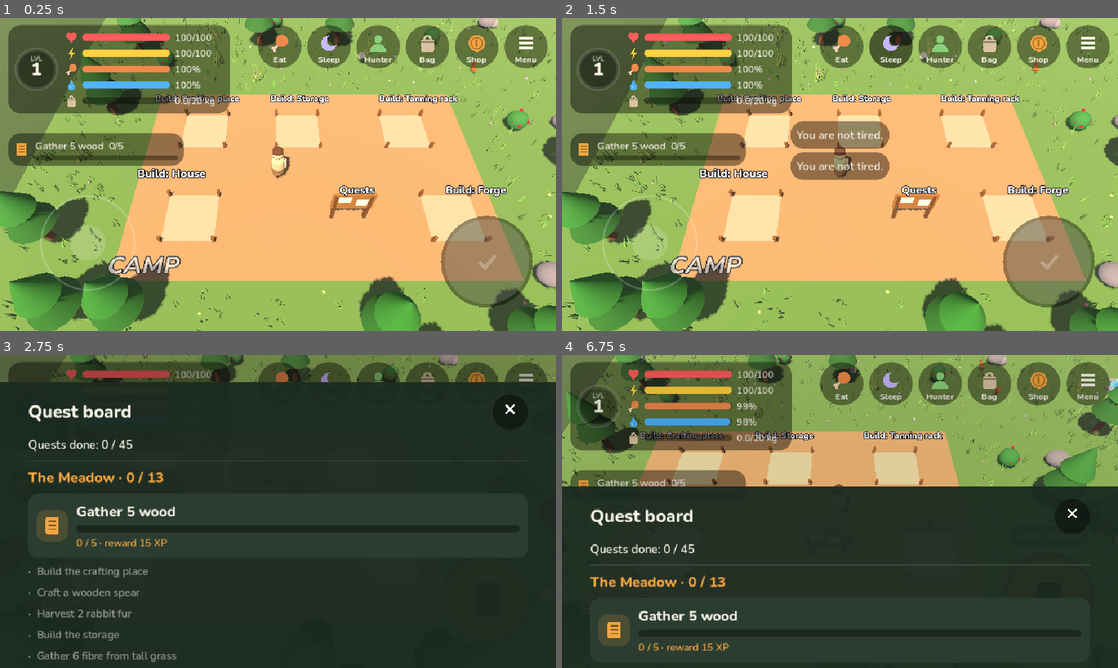
Above: before the commit, frames 1-4 (two rows, left to right).
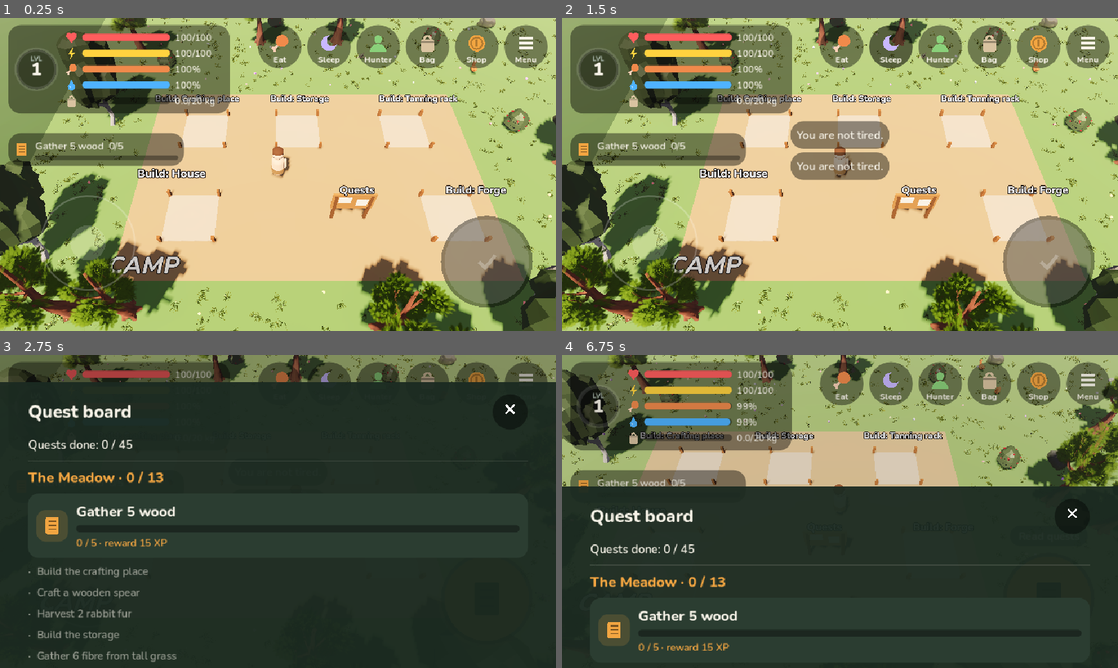
Above: after the commit, the same moments.

Repository: kallistesoft/huntingGame
Game: Godot game, scene res://scenes/main.tscn
The game is run twice, just before and just after one commit, with the same random seed, the same clock (stepped at 60 frames per second) and the same inputs.
Inputs (mouse positions are in pixels of both pictures, inside the frame that each line leads up to):
- Up to frame 1 (0.25 s): no input
- Up to frame 2 (1.5 s): click (890, 46) at 0.5 s; click (890, 46) at 1.25 s
- Up to frame 3 (2.75 s): tap Enter at 2 s; move the mouse to (400, 495) at 2.02 s; hold D from 2.03 s (still down); tap E at 2.1 s; click (400, 495) at 2.17 s; tap Space at 2.27, 2.57 s
- Up to frame 4 (6.75 s): release D at 2.75 s; drag from (728, 527) to (812, 574) at 2.77 s; click (840, 383) at 3.5 s; click (940, 383) at 4.27 s; click (990, 383) at 5.02 s; click (1040, 383) at 5.77 s; click (1090, 383) at 6.52 s

The runs differ from the first frame. In frame 1, 76% of the frame differs, in the area x 0-100%, y 0-100%; in frame 2, 73%; in frame 3, 1.7%; in frame 4, 26%.

Commit message:
World art: CC0 low-poly models for nature, animals and camp props, better lighting
- scripts/world/models.gd loads glTF models by id (Quaternius and Kenney,
  CC0; credits and licence in assets/models/), scales them to a height and
  stands them on the ground; a missing model falls back to the code shape.
- Trees per zone (oak/birch, pines, snowy pines and birches), stumps,
  rocks (iron and silver tinted with veins), berry bushes, tall grass (and
  the MultiMesh tufts), herbs; crates, barrels and anvils in the camp; the
  outpost chest and campfire.
- Animated animals: bunny (rabbit, snow hare), deer, stag (elk), wolf (and
  ice wolf), fox (arctic fox), sheep (goat); clips chosen by speed, death
  clip when there is one. The squirrel and the three bosses keep their code
  shapes: no CC0 animated model found.
- ACES tonemap, softer 2-split shadows, a little more glow.
- Smoke test: a model loads and scales; tree nodes keep radius/availability.

Co-Authored-By: Claude Fable 5.1 <noreply@anthropic.com>

Diff:
--- a/scripts/world/animal.gd
+++ b/scripts/world/animal.gd
@@ -7,6 +7,20 @@
 
 const Shapes := preload("res://scripts/world/shapes.gd")
 const Fx := preload("res://scripts/world/fx.gd")
+const Models := preload("res://scripts/world/models.gd")
+
+## Model per animal kind: [model id, height in metres, tint]. Kinds not
+## listed keep their code-built shape.
+const LOOKS := {
+	"rabbit": ["bunny", 0.55, Color(0.95, 0.9, 0.8)],
+	"snow_hare": ["bunny", 0.58, Color(1.0, 1.0, 1.0)],
+	"deer": ["deer", 1.55, Color.WHITE],
+	"elk": ["stag", 1.95, Color(0.85, 0.75, 0.65)],
+	"goat": ["sheep", 1.15, Color(0.95, 0.93, 0.88)],
+	"wolf": ["wolf", 1.0, Color.WHITE],
+	"ice_wolf": ["wolf", 1.1, Color(0.85, 0.9, 1.0)],
+	"arctic_fox": ["fox", 0.65, Color(1.0, 1.0, 1.0)],
+}
 const HIT_COLOR := Color(1, 1, 1)
 const DEATH_FALL := 0.35
 const DEATH_LIE := 0.7
@@ -39,6 +53,7 @@
 var _ears: Array[Node3D] = []
 var _tail: Node3D
 var _meshes: Array[MeshInstance3D] = []
+var _anim: AnimationPlayer = null # set when a real model with animations is used
 
 
 func _ready() -> void:
@@ -108,6 +123,15 @@
 	var s: float = Data.ANIMALS[kind]["size"]
 	var moving := speed > 0.02
 	var running := speed > 0.5
+	if _anim != null:
+		# A real model: pick its own clips by speed.
+		if running:
+			Models.play(_anim, ["run", "gallop", "jump", "walk"], 1.3)
+		elif moving:
+			Models.play(_anim, ["walk", "run"], 1.0)
+		else:
+			Models.play(_anim, ["idle", "eat", "sit"], 1.0)
+		return
 
 	if not _legs.is_empty():
 		_phase += delta * (13.0 if running else 6.0) * float(moving)
@@ -179,6 +203,8 @@
 func _play_death() -> void:
 	_dying = true
 	_set_flash(false)
+	if _anim != null and Models.play(_anim, ["death", "die"]) != "":
+		_anim.get_animation(_anim.current_animation).loop_mode = Animation.LOOP_NONE
 	var t := create_tween()
 	t.tween_property(_body, "rotation:z", PI / 2.0, DEATH_FALL).set_trans(Tween.TRANS_BACK).set_ease(Tween.EASE_IN)
 	t.parallel().tween_property(_body, "position:y", Data.ANIMALS[kind]["size"] * 0.3, DEATH_FALL)
@@ -232,6 +258,16 @@
 	var s: float = d["size"]
 	var c: Color = d["color"]
 	_body = _pivot(self, Vector3.ZERO)
+	if LOOKS.has(kind) and Models.has(LOOKS[kind][0]):
+		var look: Array = LOOKS[kind]
+		var model := Models.spawn(look[0], _body, look[1])
+		if look[2] != Color.WHITE:
+			Models.tint(model, look[2])
+		_meshes.append_array(Models.meshes(model))
+		_anim = Models.animation_player(model)
+		_torso = _body
+		_head = _pivot(_body, Vector3.ZERO) # unused with a model, kept for the idle code paths
+		return
 	if d.get("legs", false):
 		_torso = _pivot(_body, Vector3(0, s * 1.6, 0))
 		_mesh(_torso, Shapes.capsule(s * 0.6, s * 2.6), c).rotation_degrees.x = 90
--- a/scripts/world/ground.gd
+++ b/scripts/world/ground.gd
@@ -4,6 +4,7 @@
 ## edge of each zone whose entry is a fence, shown until the zone is unlocked.
 
 const Shapes := preload("res://scripts/world/shapes.gd")
+const Models := preload("res://scripts/world/models.gd")
 
 var camp: Rect2
 
@@ -100,8 +101,13 @@
 ## Swaying grass tufts, drawn in one batch with a MultiMesh. Kept off the
 ## camp and out of boss lairs.
 func _add_grass(zone: Rect2, count: int, color: Color, seed_offset: int) -> void:
-	var blade := Shapes.cylinder(0.05, 0.4, 0.0)
+	var blade: Mesh = Shapes.cylinder(0.05, 0.4, 0.0)
 	blade.radial_segments = 4
+	var model_mesh := _grass_mesh()
+	var tuft_scale := 1.0
+	if model_mesh != null:
+		blade = model_mesh
+		tuft_scale = 0.45 / maxf(0.01, model_mesh.get_aabb().size.y)
 	var mm := MultiMesh.new()
 	mm.transform_format = MultiMesh.TRANSFORM_3D
 	mm.use_colors = true
@@ -121,16 +127,42 @@
 		var tint := color * rng.randf_range(0.8, 1.15)
 		for b in 3: # three blades per tuft
 			var basis := Basis(Vector3.UP, rng.randf() * TAU) * Basis(Vector3.RIGHT, rng.randf_range(-0.35, 0.35))
-			var size := rng.randf_range(0.7, 1.3)
-			var offset := Vector3(rng.randf_range(-0.12, 0.12), 0.2 * size, rng.randf_range(-0.12, 0.12))
+			var size := rng.randf_range(0.7, 1.3) * tuft_scale
+			var offset := Vector3(rng.randf_range(-0.12, 0.12), 0.2 * size if model_mesh == null else 0.0, rng.randf_range(-0.12, 0.12))
 			mm.set_instance_transform(i, Transform3D(basis.scaled(Vector3.ONE * size), Vector3(p.x, 0, p.y) + offset))
 			mm.set_instance_color(i, Color(tint, 1.0))
 			i += 1
 	var mmi := MultiMeshInstance3D.new()
 	mmi.multimesh = mm
-	mmi.material_override = Shapes.sway_material(Color.WHITE, 0.25)
+	if model_mesh == null:
+		mmi.material_override = Shapes.sway_material(Color.WHITE, 0.25)
 	mmi.cast_shadow = GeometryInstance3D.SHADOW_CASTING_SETTING_OFF
 	add_child(mmi)
+
+
+## The grass model's mesh, for the tufts, or null to keep the blades.
+static var _grass_mesh_cache: Mesh = null
+static var _grass_mesh_tried := false
+func _grass_mesh() -> Mesh:
+	if _grass_mesh_tried:
+		return _grass_mesh_cache
+	_grass_mesh_tried = true
+	if not Models.has("grass"):
+		return null
+	var holder := Node3D.new()
+	add_child(holder)
+	var node := Models.spawn("grass", holder, 1.0)
+	var meshes := Models.meshes(node)
+	if not meshes.is_empty():
+		var mi := meshes[0]
+		var mesh: Mesh = mi.mesh.duplicate()
+		for i in mesh.get_surface_count():
+			var m := mi.get_active_material(i)
+			if m != null:
+				mesh.surface_set_material(i, m)
+		_grass_mesh_cache = mesh
+	holder.queue_free()
+	return _grass_mesh_cache
 
 
 func _in_lair(p: Vector2) -> bool:
--- a/scripts/world/main.gd
+++ b/scripts/world/main.gd
@@ -201,8 +201,11 @@
 	env.ambient_light_energy = 0.5
 	env.reflected_light_source = Environment.REFLECTION_SOURCE_DISABLED
 	env.glow_enabled = true
-	env.glow_intensity = 0.35
-	env.glow_bloom = 0.05
+	env.glow_intensity = 0.45
+	env.glow_bloom = 0.06
+	env.tonemap_mode = Environment.TONE_MAPPER_ACES
+	env.tonemap_exposure = 1.0
+	env.tonemap_white = 6.0
 	env.fog_enabled = true
 	env.fog_light_color = Color(0.72, 0.82, 0.9)
 	env.fog_density = 0.0025
@@ -219,7 +222,10 @@
 	sun.light_energy = 1.25
 	sun.light_color = Color(1.0, 0.95, 0.85)
 	sun.shadow_enabled = true
-	sun.directional_shadow_max_distance = 40.0
+	sun.shadow_blur = 1.6
+	sun.shadow_bias = 0.03
+	sun.directional_shadow_mode = DirectionalLight3D.SHADOW_PARALLEL_2_SPLITS
+	sun.directional_shadow_max_distance = 45.0
 	add_child(sun)
 
 
--- /dev/null
+++ b/scripts/world/models.gd
@@ -0,0 +1,136 @@
+extends RefCounted
+## Real low-poly models (CC0, see assets/models/CREDITS.md) that replace the
+## code-built placeholder shapes. Every spawn is optional: when a model is
+## missing or fails to load, spawn() returns null and the caller keeps its
+## code shape, so the game never depends on an asset being present.
+##
+## Models come in all sizes, so callers give the height they want and the
+## model is scaled to it from its bounding box.
+
+const MODELS := {
+	# nature
+	"tree_meadow": "res://assets/models/quaternius/tree_oak.glb",
+	"tree_meadow_2": "res://assets/models/quaternius/tree_birch.glb",
+	"tree_pine": "res://assets/models/quaternius/pine_tree.glb",
+	"tree_pine_2": "res://assets/models/quaternius/pine_tree_2.glb",
+	"tree_snow": "res://assets/models/quaternius/pine_tree_with_snow.glb",
+	"tree_snow_2": "res://assets/models/quaternius/birch_tree_with_snow.glb",
+	"rock": "res://assets/models/quaternius/rock.glb",
+	"rock_2": "res://assets/models/quaternius/rock_2.glb",
+	"bush": "res://assets/models/quaternius/bush.glb",
+	"bush_berries": "res://assets/models/quaternius/bush_with_berries.glb",
+	"grass": "res://assets/models/quaternius/grass.glb",
+	"flowers": "res://assets/models/quaternius/flowers.glb",
+	"stump": "res://assets/models/quaternius/stump.glb",
+	# animals (animated)
+	"bunny": "res://assets/models/quaternius/bunny.glb",
+	"deer": "res://assets/models/quaternius/deer.glb",
+	"stag": "res://assets/models/quaternius/stag.glb",
+	"wolf": "res://assets/models/quaternius/wolf.glb",
+	"fox": "res://assets/models/quaternius/fox.glb",
+	"sheep": "res://assets/models/quaternius/sheep.glb",
+	# camp
+	"campfire": "res://assets/models/quaternius/campfire.glb",
+	"chest": "res://assets/models/quaternius/chest.glb",
+	"crate": "res://assets/models/quaternius/crate.glb",
+	"barrel": "res://assets/models/quaternius/barrel.glb",
+	"anvil": "res://assets/models/kenney/anvil.glb",
+}
+
+static var _scenes := {} # id -> PackedScene or null once tried
+
+
+static func has(id: String) -> bool:
+	return _scene(id) != null
+
+
+static func _scene(id: String) -> PackedScene:
+	if not _scenes.has(id):
+		var path: String = MODELS.get(id, "")
+		_scenes[id] = load(path) if path != "" and ResourceLoader.exists(path) else null
+	return _scenes[id]
+
+
+## Instantiates a model under parent, scaled so its bounding box is `height`
+## metres tall (0 keeps the file's own size), standing on y = 0. Returns null
+## when the model is missing.
+static func spawn(id: String, parent: Node3D, height := 0.0, pos := Vector3.ZERO) -> Node3D:
+	var scene := _scene(id)
+	if scene == null:
+		return null
+	var node: Node3D = scene.instantiate()
+	parent.add_child(node)
+	var box := bounds(node)
+	if height > 0.0 and box.size.y > 0.001:
+		node.scale = Vector3.ONE * (height / box.size.y)
+		box = bounds(node)
+	# Feet on the ground, centred on the parent.
+	node.position = pos + Vector3(-box.get_center().x, -box.position.y, -box.get_center().z) * 1.0
+	return node
+
+
+## Bounding box of every mesh under node, in the node's parent space.
+static func bounds(node: Node3D) -> AABB:
+	var out := AABB()
+	var first := true
+	for mi in meshes(node):
+		var aabb: AABB = mi.get_aabb()
+		var xform: Transform3D = node.get_parent().global_transform.affine_inverse() * mi.global_transform if node.get_parent() != null else mi.transform
+		var local := xform * aabb
+		out = local if first else out.merge(local)
+		first = false
+	return out
+
+
+static func meshes(node: Node) -> Array[MeshInstance3D]:
+	var out: Array[MeshInstance3D] = []
+	if node is MeshInstance3D:
+		out.append(node)
+	for child in node.get_children():
+		out.append_array(meshes(child))
+	return out
+
+
+## The model's AnimationPlayer, or null.
+static func animation_player(node: Node) -> AnimationPlayer:
+	if node is AnimationPlayer:
+		return node
+	for child in node.get_children():
+		var found := animation_player(child)
+		if found != null:
+			return found
+	return null
+
+
+## Plays the first animation whose name contains one of the hints (case
+## insensitive), looping. Returns the name played, or "".
+static func play(anim: AnimationPlayer, hints: Array, speed := 1.0) -> String:
+	if anim == null:
+		return ""
+	for hint in hints:
+		for name in anim.get_animation_list():
+			if String(name).to_lower().contains(String(hint).to_lower()):
+				if anim.current_animation != String(name):
+					anim.get_animation(name).loop_mode = Animation.LOOP_LINEAR
+					anim.play(name)
+				anim.speed_scale = speed
+				return String(name)
+	return ""
+
+
+## Multiplies the albedo of every material under node (a white fox, a dark
+## boar). Materials are duplicated so other instances keep their colour.
+static func tint(node: Node, color: Color) -> void:
+	for mi in meshes(node):
+		for i in mi.get_surface_override_material_count():
+			var m: Material = mi.get_active_material(i)
+			if m is BaseMaterial3D:
+				var d: BaseMaterial3D = m.duplicate()
+				d.albedo_color = d.albedo_color * color
+				mi.set_surface_override_material(i, d)
+
+
+## Sets a material overlay on every mesh (the white hit flash) or clears it.
+static func overlay(node: Node, m: Material) -> void:
+	for mi in meshes(node):
+		mi.material_overlay = m
--- a/scripts/world/outpost.gd
+++ b/scripts/world/outpost.gd
@@ -3,6 +3,7 @@
 ## afar, or the campfire, where the hunter can sleep on the ground.
 
 const Shapes := preload("res://scripts/world/shapes.gd")
+const Models := preload("res://scripts/world/models.gd")
 
 var part := "chest" # "chest" or "fire"
 var world: Node3D
@@ -14,6 +15,16 @@
 func _ready() -> void:
 	add_to_group("interactable")
 	match part:
+		"chest" when Models.has("chest"):
+			Models.spawn("chest", self, 0.75)
+			Shapes.label(self, "Outpost chest", Vector3(0, 1.6, 0), 36)
+		"fire" when Models.has("campfire"):
+			Models.spawn("campfire", self, 0.6)
+			_flame = Node3D.new()
+			add_child(_flame)
+			Shapes.add(_flame, Shapes.cylinder(0.18, 0.55, 0.0), Color(1.0, 0.55, 0.1), Vector3(0, 0.5, 0))
+			Shapes.add(_flame, Shapes.cylinder(0.1, 0.38, 0.0), Color(1.0, 0.9, 0.3), Vector3(0, 0.45, 0))
+			Shapes.label(self, "Campfire", Vector3(0, 1.6, 0), 36)
 		"chest":
 			var wood := Color(0.45, 0.3, 0.18)
 			Shapes.add(self, Shapes.box(Vector3(1.1, 0.6, 0.7)), wood, Vector3(0, 0.3, 0))
--- a/scripts/world/resource_node.gd
+++ b/scripts/world/resource_node.gd
@@ -3,6 +3,7 @@
 ## Gathered-out nodes grow back after Data.RESOURCES[kind].respawn seconds.
 
 const Shapes := preload("res://scripts/world/shapes.gd")
+const Models := preload("res://scripts/world/models.gd")
 
 var kind := "tree":
 	set(value):
@@ -24,13 +25,68 @@
 	_empty = Node3D.new()
 	add_child(_full)
 	add_child(_empty)
-	_build_shape()
+	if not _build_model():
+		_build_shape()
 	if kind != "pond":
 		remaining = Data.RESOURCES[kind]["amount"]
-	for child in _full.get_children():
-		if child is MeshInstance3D:
-			_fade_meshes.append(child)
+	_fade_meshes = Models.meshes(_full)
 	_refresh()
+
+
+## Which model stands here, by kind and zone; "" keeps the code-built shape.
+func _model_id() -> String:
+	var zone := Game.zone_at(Shapes.flat(self))
+	var pick := int(absf(position.x * 7.3 + position.z * 3.1)) % 2 # stable variant per spot
+	match kind:
+		"tree":
+			match zone:
+				0: return ["tree_meadow", "tree_meadow_2"][pick]
+				1: return ["tree_pine", "tree_pine_2"][pick]
+				2: return ["tree_pine_2", "tree_pine"][pick]
+				_: return ["tree_snow", "tree_snow_2"][pick]
+		"rock", "iron_rock", "silver_rock": return ["rock", "rock_2"][pick]
+		"bush": return "bush_berries"
+		"grass": return "grass"
+		"herb": return "flowers"
+	return ""
+
+
+## Real models for the full and the gathered-out looks. False when the model
+## is missing, so the caller falls back to the code-built shape.
+func _build_model() -> bool:
+	var id := _model_id()
+	if id == "" or not Models.has(id):
+		return false
+	match kind:
+		"tree":
+			var scale := randf_range(0.9, 1.15)
+			Models.spawn(id, _full, 4.2 * scale)
+			if Models.spawn("stump", _empty, 0.45) == null:
+				Shapes.add(_empty, Shapes.cylinder(0.2, 0.3), Color(0.4, 0.26, 0.12), Vector3(0, 0.15, 0))
+		"rock", "iron_rock", "silver_rock":
+			var full := Models.spawn(id, _full, 0.7)
+			full.rotation.y = position.x * 1.7
+			if kind == "iron_rock":
+				Models.tint(full, Color(0.95, 0.72, 0.55))
+				for v in [Vector3(0.2, 0.45, 0.3), Vector3(-0.2, 0.5, -0.25)]:
+					Shapes.add(_full, Shapes.sphere(0.1), Color(0.75, 0.45, 0.28), v, Vector3(1.4, 0.6, 1.0)) # rusty veins
+			elif kind == "silver_rock":
+				Models.tint(full, Color(1.05, 1.08, 1.15))
+				for v in [Vector3(-0.2, 0.45, 0.3), Vector3(0.25, 0.5, -0.25)]:
+					Shapes.add(_full, Shapes.sphere(0.09), Color(0.93, 0.95, 1.0), v, Vector3(1.5, 0.5, 1.0)) # bright veins
+			Models.spawn(id, _empty, 0.3)
+		"bush":
+			Models.spawn(id, _full, 0.95)
+			if Models.spawn("bush", _empty, 0.85) == null:
+				Shapes.add(_empty, Shapes.sphere(0.45), Color(0.16, 0.4, 0.18), Vector3(0, 0.35, 0))
+		"grass":
+			var g := Models.spawn(id, _full, 1.0)
+			g.rotation.y = position.z * 2.3
+			Shapes.add(_empty, Shapes.cylinder(0.3, 0.12), Color(0.35, 0.45, 0.2), Vector3(0, 0.06, 0))
+		"herb":
+			Models.spawn(id, _full, 0.55)
+			Shapes.add(_empty, Shapes.sphere(0.14), Color(0.25, 0.45, 0.25), Vector3(0, 0.08, 0), Vector3(1, 0.5, 1))
+	return true
 
 
 func _process(delta: float) -> void:
--- a/scripts/world/station.gd
+++ b/scripts/world/station.gd
@@ -4,6 +4,7 @@
 
 const Shapes := preload("res://scripts/world/shapes.gd")
 const Style := preload("res://scripts/ui/style.gd")
+const Models := preload("res://scripts/world/models.gd")
 
 var kind := "crafting"
 var world: Node3D
@@ -156,7 +157,8 @@
 			for x in [-1, 1]:
 				for z in [-1, 1]:
 					Shapes.add(_model, Shapes.box(Vector3(0.12, 0.85, 0.12)), dark, Vector3(x * r * 0.8, 0.42, z * r * 0.45))
-			Shapes.add(_model, Shapes.box(Vector3(0.5, 0.25, 0.3)), stone, Vector3(-0.3, 1.03, 0)) # anvil stone
+			if Models.spawn("anvil", _model, 0.4, Vector3(-0.3, 0.91, 0)) == null:
+				Shapes.add(_model, Shapes.box(Vector3(0.5, 0.25, 0.3)), stone, Vector3(-0.3, 1.03, 0)) # anvil stone
 			if tier >= 2:
 				Shapes.add(_model, Shapes.cylinder(0.35, 0.3), Color(0.35, 0.3, 0.28), Vector3(r * 1.3, 0.15, 0)) # fire pit
 				Shapes.add(_model, Shapes.cylinder(0.12, 0.3, 0.0), Color(1.0, 0.55, 0.1), Vector3(r * 1.3, 0.45, 0)) # ember
@@ -177,8 +179,9 @@
 			# Tier 1: a crate. Tier 2: a shed with a flat roof and barrels.
 			# Tier 3: a barn with a pitched roof and a wide door.
 			if tier == 1:
-				Shapes.add(_model, Shapes.box(Vector3(r * 1.8, 1.0, r * 1.2)), wood, Vector3(0, 0.5, 0))
-				Shapes.add(_model, Shapes.box(Vector3(r * 1.9, 0.12, r * 1.3)), dark, Vector3(0, 1.06, 0))
+				if Models.spawn("crate", _model, 1.1) == null:
+					Shapes.add(_model, Shapes.box(Vector3(r * 1.8, 1.0, r * 1.2)), wood, Vector3(0, 0.5, 0))
+					Shapes.add(_model, Shapes.box(Vector3(r * 1.9, 0.12, r * 1.3)), dark, Vector3(0, 1.06, 0))
 			else:
 				var h := 1.5 if tier == 2 else 2.0
 				Shapes.add(_model, Shapes.box(Vector3(r * 2.0, h, r * 1.6)), wood, Vector3(0, h / 2.0, 0))
@@ -193,8 +196,9 @@
 					Shapes.add(_model, roof, tile, Vector3(0, h + 0.45, 0))
 					Shapes.add(_model, Shapes.box(Vector3(0.5, 0.5, 0.06)), Color(0.85, 0.9, 1.0), Vector3(0, h * 0.75, r * 0.81)) # loft window
 				for i in tier - 1: # barrels beside it
-					Shapes.add(_model, Shapes.cylinder(0.3, 0.7), wood.lightened(0.2), Vector3(r * 1.4, 0.35, -r * 0.5 + i * 0.7))
-					Shapes.add(_model, Shapes.cylinder(0.31, 0.06), dark, Vector3(r * 1.4, 0.35, -r * 0.5 + i * 0.7))
+					if Models.spawn("barrel", _model, 0.75, Vector3(r * 1.4, 0, -r * 0.5 + i * 0.7)) == null:
+						Shapes.add(_model, Shapes.cylinder(0.3, 0.7), wood.lightened(0.2), Vector3(r * 1.4, 0.35, -r * 0.5 + i * 0.7))
+						Shapes.add(_model, Shapes.cylinder(0.31, 0.06), dark, Vector3(r * 1.4, 0.35, -r * 0.5 + i * 0.7))
 		"house":
 			# Tier 1: a hut. Tier 2: chimney and window. Tier 3: a porch under
 			# a wider roof and a second window.
@@ -229,8 +233,9 @@
 			Shapes.add(_model, Shapes.box(Vector3(r * 1.6, 1.2, r * 1.2)), stone, Vector3(0, 0.6, 0))
 			Shapes.add(_model, Shapes.box(Vector3(0.6, 1.6, 0.6)), stone.darkened(0.15), Vector3(-r * 0.4, 1.9, -r * 0.2)) # stack
 			Shapes.add(_model, Shapes.box(Vector3(0.6, 0.45, 0.1)), Color(1.0, 0.5, 0.1), Vector3(0.1, 0.55, r * 0.61)) # glowing mouth
-			Shapes.add(_model, Shapes.box(Vector3(0.45, 0.22, 0.28)), Color(0.35, 0.37, 0.42), Vector3(r * 1.2, 0.75, 0.2)) # anvil
 			Shapes.add(_model, Shapes.cylinder(0.3, 0.6), dark, Vector3(r * 1.2, 0.3, 0.2)) # anvil stump
+			if Models.spawn("anvil", _model, 0.45, Vector3(r * 1.2, 0.6, 0.2)) == null:
+				Shapes.add(_model, Shapes.box(Vector3(0.45, 0.22, 0.28)), Color(0.35, 0.37, 0.42), Vector3(r * 1.2, 0.75, 0.2)) # anvil
 			Shapes.add(_model, Shapes.box(Vector3(0.5, 0.25, 0.8)), wood, Vector3(-r * 1.2, 0.35, 0.3)) # bellows
 			Shapes.add(_model, Shapes.cylinder(0.04, 0.9), dark, Vector3(-r * 1.2, 0.55, -0.2)).rotation_degrees.x = 90
 
--- a/tests/smoke_test.gd
+++ b/tests/smoke_test.gd
@@ -95,6 +95,14 @@
 
 func _test_gather() -> void:
 	print("Gathering")
+	var Models := load("res://scripts/world/models.gd")
+	var holder := Node3D.new()
+	world.add_child(holder)
+	var spawned: Node3D = Models.spawn("tree_pine", holder, 4.0)
+	check(spawned != null and Models.bounds(spawned).size.y > 3.0, "pine tree model loads and scales to 4 m")
+	holder.queue_free()
+	var tree := _nearest(func(n: Node) -> bool: return n.get("kind") == "tree")
+	check(tree != null and tree.radius > 0.0 and tree.is_available(), "tree node keeps radius and availability")
 	await _gather("tree", "wood", 5)
 	check(Game.inventory.get("wood", 0) >= 5, "chopped 5 wood by hand")
 	check(Game.energy < Data.START_ENERGY, "chopping costs energy")
Not shown, added: assets/models/LICENSE-CC0.txt
Binary file added: assets/models/kenney/anvil.glb
Not shown, added: assets/models/kenney/anvil.glb.import
Binary file added: assets/models/quaternius/barrel.glb
Not shown, added: assets/models/quaternius/barrel.glb.import
Binary file added: assets/models/quaternius/barrel_Zombie_Atlas.png
Not shown, added: assets/models/quaternius/barrel_Zombie_Atlas.png.import
Binary file added: assets/models/quaternius/birch_tree_with_snow.glb
Not shown, added: assets/models/quaternius/birch_tree_with_snow.glb.import
Binary file added: assets/models/quaternius/bunny.glb
Not shown, added: assets/models/quaternius/bunny.glb.import
Binary file added: assets/models/quaternius/bush.glb
(and 70 more such lines)
